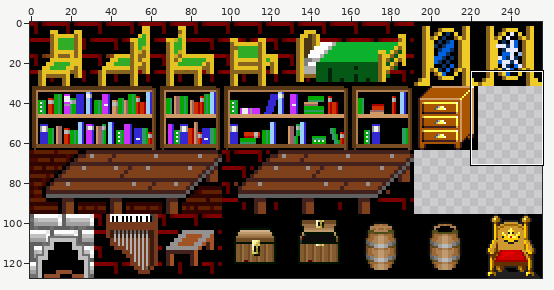
Two versions of one sprite sheet, graphics/furniture.gif. Above, an overview of the earlier version with the close-up marked.
Close-up. The starting point:
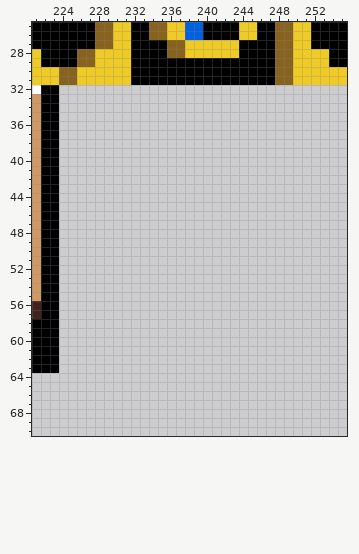
The file is 256x128 pixels. Colours within 5 levels of each other are drawn and written as one. Shown: x 221..255, y 25..70.
The result:
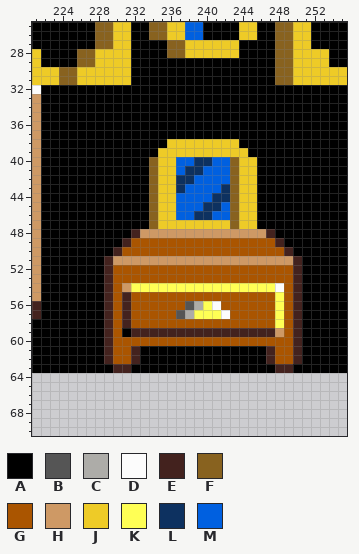
Palette (. is transparent): A #000000  B #555555  C #adaca8  D #fcfcfc  E #43221e  F #88621f  G #aa5500  H #ce9965  J #eecb27  K #ffff55  L #0d3160  M #0060e0
The exact change:
y 32..37: x 224..255 ................................ -> AAAAAAAAAAAAAAAAAAAAAAAAAAAAAAAA
y 38: x 224..255 ................................ -> AAAAAAAAAAAAJJJJJJJJAAAAAAAAAAAA
y 39: x 224..255 ................................ -> AAAAAAAAAAAJJJJJJJJJJAAAAAAAAAAA
y 40: x 224..255 ................................ -> AAAAAAAAAAFJJMMLLMMFJJAAAAAAAAAA
y 41: x 224..255 ................................ -> AAAAAAAAAAFJJMLLMMMFJJAAAAAAAAAA
y 42: x 224..255 ................................ -> AAAAAAAAAAFJJLLMMMMFJJAAAAAAAAAA
y 43: x 224..255 ................................ -> AAAAAAAAAAFJJLMMMMLFJJAAAAAAAAAA
y 44: x 224..255 ................................ -> AAAAAAAAAAFJJMMMMLLFJJAAAAAAAAAA
y 45: x 224..255 ................................ -> AAAAAAAAAAFJJMMMLLMFJJAAAAAAAAAA
y 46: x 224..255 ................................ -> AAAAAAAAAAFJJMMLLMMFJJAAAAAAAAAA
y 47: x 224..255 ................................ -> AAAAAAAAAAFJJJJJJJJFJJAAAAAAAAAA
y 48: x 224..255 ................................ -> AAAAAAAAEHHHHHHHHHHHHHHEAAAAAAAA
y 49: x 224..255 ................................ -> AAAAAAAEGGGGGGGGGGGGGGGGEAAAAAAA
y 50: x 224..255 ................................ -> AAAAAAEGGGGGGGGGGGGGGGGGGEAAAAAA
y 51: x 224..255 ................................ -> AAAAAEHHHHHHHHHHHHHHHHHHHHEAAAAA
y 52..53: x 224..255 ................................ -> AAAAAEGGGGGGGGGGGGGGGGGGGGEAAAAA
y 54: x 224..255 ................................ -> AAAAAEGHKKKKKKKKKKKKKKKKDGEAAAAA
y 55: x 224..255 ................................ -> AAAAAEGEGGGGGGGGGGGGGGGGKGEAAAAA
y 56: x 224..255 ................................ -> AAAAAEGEGGGGGGBCKDGGGGGGKGEAAAAA
y 57: x 224..255 ................................ -> AAAAAEGEGGGGGBCKKKDGGGGGKGEAAAAA
y 58: x 224..255 ................................ -> AAAAAEGEGGGGGGGGGGGGGGGGKGEAAAAA
y 59: x 224..255 ................................ -> AAAAAEGAEEEEEEEEEEEEEEEEHGEAAAAA
y 60: x 224..255 ................................ -> AAAAAEGGGGGGGGGGGGGGGGGGGGEAAAAA
y 61..62: x 224..255 ................................ -> AAAAAEGGEAAAAAAAAAAAAAAEGGEAAAAA
y 63: x 224..255 ................................ -> AAAAAAEEAAAAAAAAAAAAAAAAEEAAAAAA
Pixel boxes of the changes (left, top, right, bottom) in both close-ups:
added: (59, 85, 347, 373)
